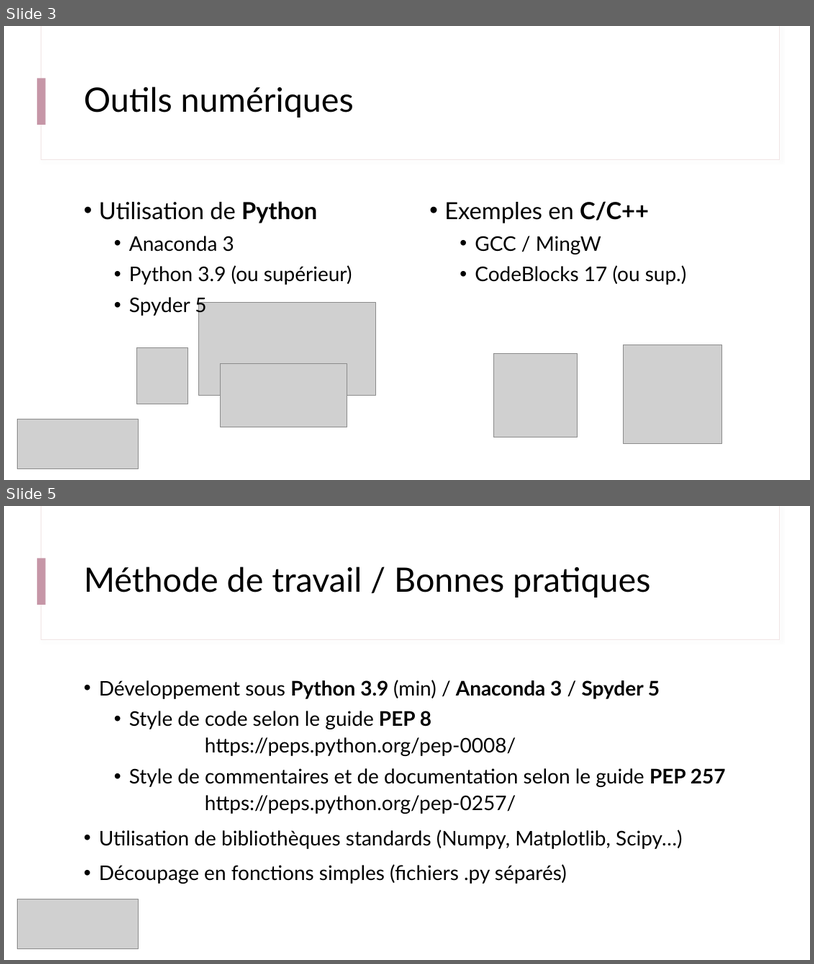
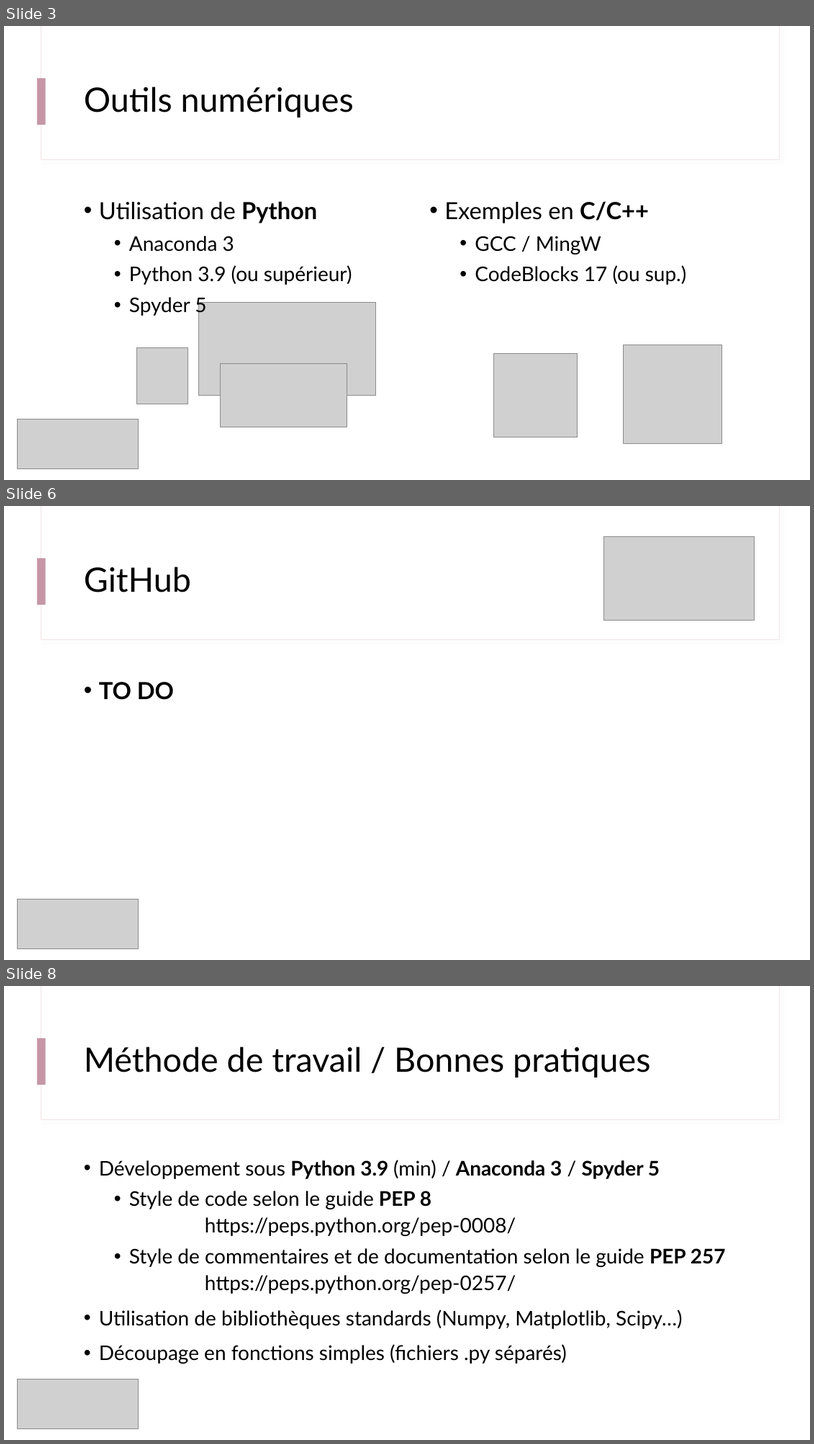
Before and after one commit to jvillemejane/SupOpToolboxes, a slide deck: engineer_courses/s5_outils_numeriques/b0_demistifier_python/B0_0_Outils_Methodes.pptx. Shown one above the other, each under a label of ours: slides 3 and 5 before the commit, slides 3, 6 and 8 after it; the slides between them are not shown. The pictures are 814x964 and 814x1444 pixels, drawn with LibreOffice and Linux fonts; fonts in the diff are those of the drawing; grey boxes stand for pictures. Boxes give left, top, right and bottom in pixels: in the first picture for what was removed or moved away, otherwise in the second. Text is boxed around its words. In the diff, an @@ line names an element or a change of style, - is before the commit and + after.

```diff
--- a/engineer_courses/s5_outils_numeriques/b0_demistifier_python/B0_0_Outils_Methodes.pptx
+++ b/engineer_courses/s5_outils_numeriques/b0_demistifier_python/B0_0_Outils_Methodes.pptx
@@ slide 6 added at bbox=[4, 506, 810, 960], background #FFFFFF; not listed: 3 template elements that a slide beside it also shows @@
@@ picture added at bbox=[604, 536, 756, 620] @@
@@ title added at bbox=[84, 566, 191, 592], 40 pt, text #000000 @@
+GitHub
@@ text added at bbox=[99, 682, 174, 700], 28 pt, text #000000, bold @@
+• TO DO
@@ picture added at bbox=[17, 898, 139, 948] @@
@@ what was slide 5 is now slide 8 @@
```
Also in this commit, not shown: 2 slides changed, 2 other slides added.
